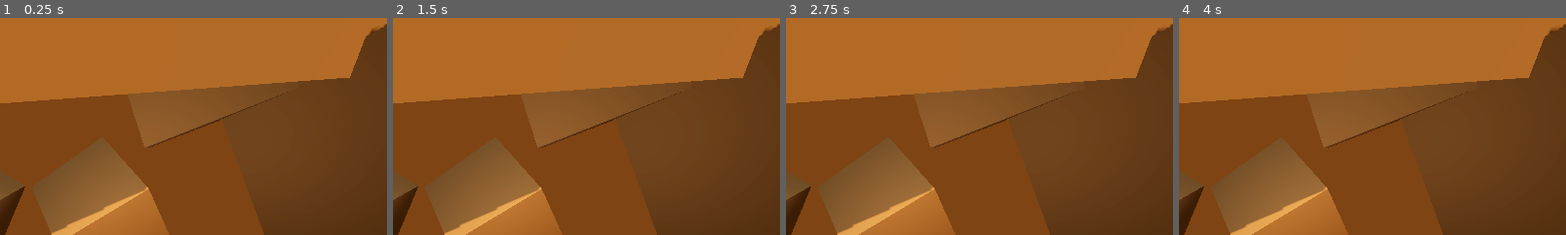
Above: before the commit, frames 1-4 (left to right).
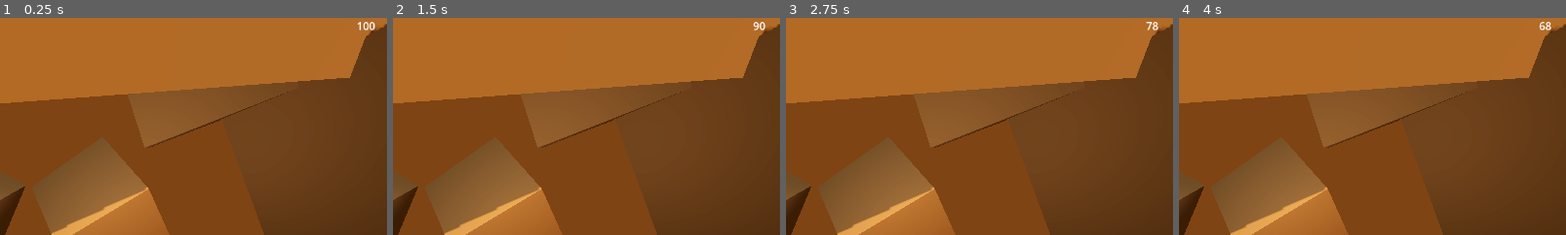
Above: after the commit, the same moments.

Repository: LukasVasi/godot-project-boost
Game: Godot game, scene res://levels/level_1.tscn
Two runs of this game, one before a commit and one after it. Both use one fixed random seed, a clock stepped at 60 frames per second and the inputs below.
Inputs:
- Up to frame 1 (0.25 s): no input
- Up to frame 2 (1.5 s): tap Enter at 0.5 s; hold D (rotate_right) 0.53-1.28 s; hold W (boost) 0.53-1.28 s; hold A (rotate_left) from 1.28 s (still down); tap W (boost) at 1.35 s
- Up to frame 3 (2.75 s): release A (rotate_left) at 2.03 s; hold D (rotate_right) from 2.03 s (still down); hold W (boost) from 2.03 s (still down)
- Up to frame 4 (4 s): release W (boost) at 2.78 s; tap W (boost) at 2.85 s; release D (rotate_right) at 3.53 s; hold A (rotate_left) from 3.53 s (still down); hold W (boost) from 3.53 s (still down)
The pictures show only the part of the screen within x 50-100%, y 0-50%; the shares and areas given below are measured in that part.

The runs differ from the first frame. In frame 1, 0.1% of the frame differs, in the area x 92-97%, y 1-6%; in frame 2, less than 0.1%; in frame 3, less than 0.1%; in frame 4, less than 0.1%.

Commit message:
Added fuel

Diff:
--- a/hud.gd
+++ b/hud.gd
@@ -1,9 +1,11 @@
 class_name HUD
 extends CanvasLayer
 
+@onready var player: Player = $".."
 @onready var velocity_label: Label = $VelocityLabel
-@onready var player: Player = $".."
+@onready var fuel_label: Label = $FuelLabel
 
 # Called every frame. 'delta' is the elapsed time since the previous frame.
 func _process(delta: float) -> void:
 	velocity_label.text = str(round(player.linear_velocity.length())) + " m/s"
+	fuel_label.text = str(round(player.fuel_amount))
--- a/player.gd
+++ b/player.gd
@@ -24,6 +24,17 @@
 ## If the player collides with the landing pad at this or higher velocity, it counts as a crash.
 @export var crash_linear_velocity: float = 2
 
+@export_category("Fuel")
+
+## The amount of fuel the rocket has for boosting and rotating
+@export var fuel_amount: float = 100
+
+## The amount of fuel that is lost per second while firing the rocket
+@export var fuel_loss: float = 10
+
+## Flag that determines if the rocket is firing (either moving or rotating)
+var _is_firing: bool = false
+
 var _is_transitioning: bool = false
 
 func _process(_delta: float) -> void:
@@ -32,36 +43,43 @@
 
 
 func _physics_process(delta: float) -> void:
-	if Input.is_action_pressed("boost"):
-		var local_up: Vector3 = basis.y
-		apply_central_force(local_up * delta * boost_force)
-		booster_particles.emitting = true
+	_is_firing = false
+
+	if fuel_amount > 0:
+		# Process boosting
+		if Input.is_action_pressed("boost"):
+			var local_up: Vector3 = basis.y
+			apply_central_force(local_up * delta * boost_force)
+			booster_particles.emitting = true
+			_is_firing = true
+		else:
+			booster_particles.emitting = false
+
+		var torque_vector: Vector3 = Vector3.ZERO
+
+		# Process rotation
+		if Input.is_action_pressed("rotate_left"):
+			torque_vector += Vector3.BACK
+			right_booster_particles.emitting = true
+			_is_firing = true
+		else:
+			right_booster_particles.emitting = false
+
+		if Input.is_action_pressed("rotate_right"):
+			torque_vector += Vector3.FORWARD
+			left_booster_particles.emitting = true
+			_is_firing = true
+		else:
+			left_booster_particles.emitting = false
+
+		apply_torque(torque_vector * delta * rotation_torque)
+
+	if _is_firing:
+		fuel_amount -= delta * fuel_loss
+
 		if not rocket_audio.playing:
 			rocket_audio.play()
 	else:
-		booster_particles.emitting = false
-
-	var torque_vector: Vector3 = Vector3.ZERO
-
-	if Input.is_action_pressed("rotate_left"):
-		torque_vector += Vector3.BACK
-		right_booster_particles.emitting = true
-	else:
-		right_booster_particles.emitting = false
-
-	if Input.is_action_pressed("rotate_right"):
-		torque_vector += Vector3.FORWARD
-		left_booster_particles.emitting = true
-	else:
-		left_booster_particles.emitting = false
-
-	apply_torque(torque_vector * delta * rotation_torque)
-
-	if (
-		not Input.is_action_pressed("boost")
-		and not Input.is_action_pressed("rotate_left")
-		and not Input.is_action_pressed("rotate_right")
-	):
 		rocket_audio.stop()
 
 
--- a/player.tscn
+++ b/player.tscn
@@ -165,4 +165,17 @@
 vertical_alignment = 1
 metadata/_edit_use_anchors_ = true
 
+[node name="FuelLabel" type="Label" parent="HUD"]
+anchors_preset = 1
+anchor_left = 1.0
+anchor_right = 1.0
+offset_left = -61.0
+offset_bottom = 23.0
+grow_horizontal = 0
+size_flags_horizontal = 4
+text = "Fuel
+"
+horizontal_alignment = 1
+vertical_alignment = 1
+
 [connection signal="body_entered" from="." to="." method="_on_body_entered"]
